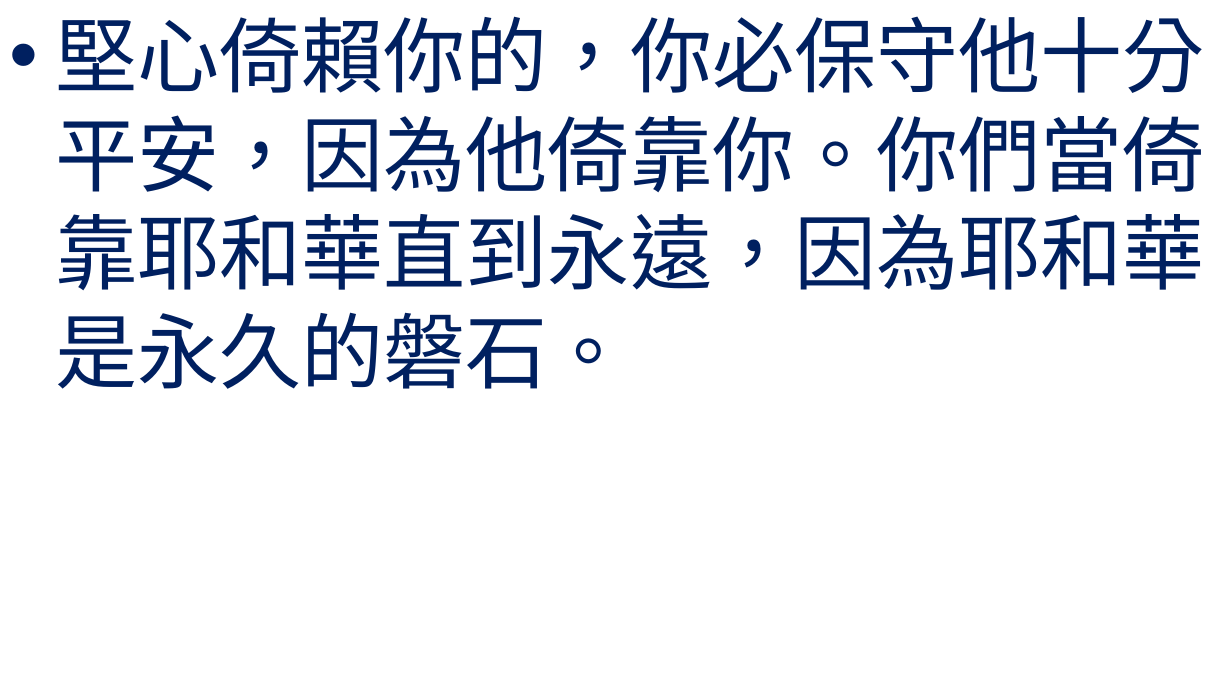
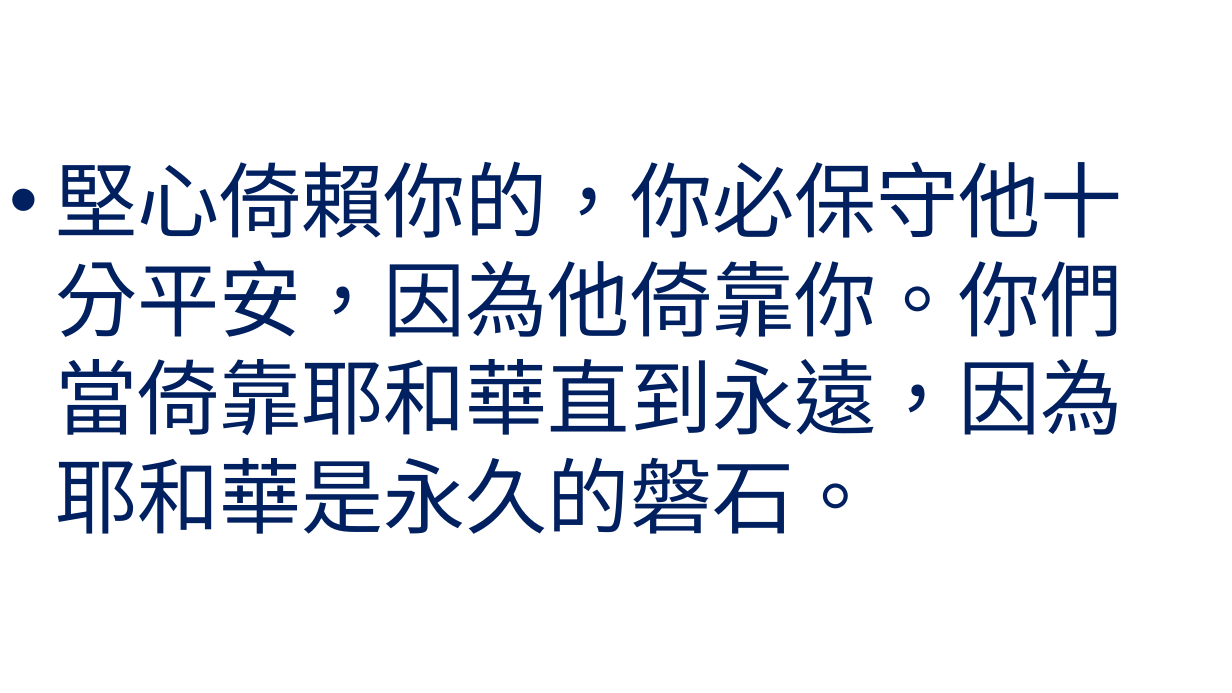
Before and after one commit to batisuoc/worship-resources, a slide deck: slide 3 of 71心靈平安.pptx. Drawn at 1232x693 pixels with LibreOffice and Linux fonts; fonts in the diff are those of the drawing; background and template pictures are left out. Boxes give left, top, right and bottom in pixels: in the first picture for what was removed or moved away, otherwise in the second. Text is boxed around its words. In the diff, an @@ line names an element or a change of style, - is before the commit and + after.

```diff
--- a/71心靈平安.pptx
+++ b/71心靈平安.pptx
@@ text "堅心倚賴你的，你必保守他十分平安，因為他倚靠你。你們當倚靠耶和華直到永遠，因為耶和華是永久的磐石。" at box(55, 161, 1122, 534): vertical alignment top to middle @@
```
Also in this commit, not shown: 3 other slides changed.
